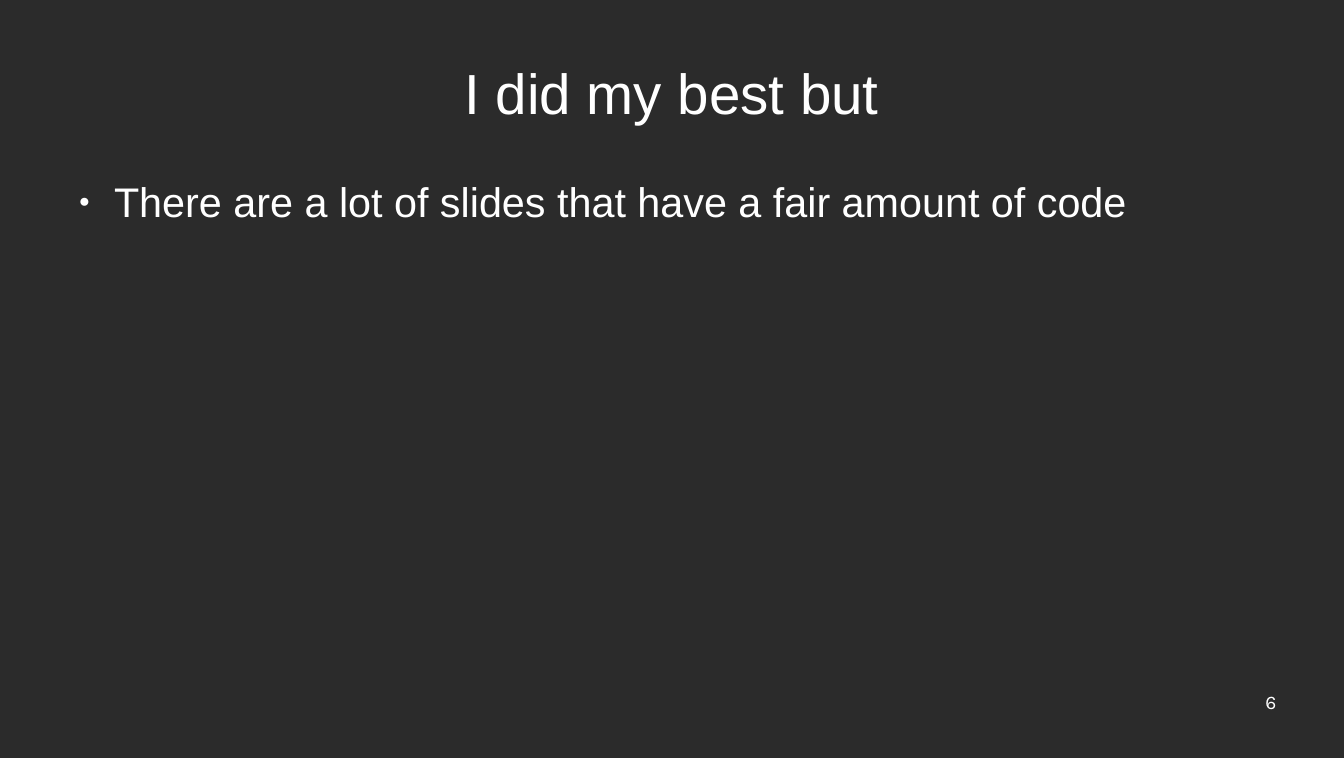
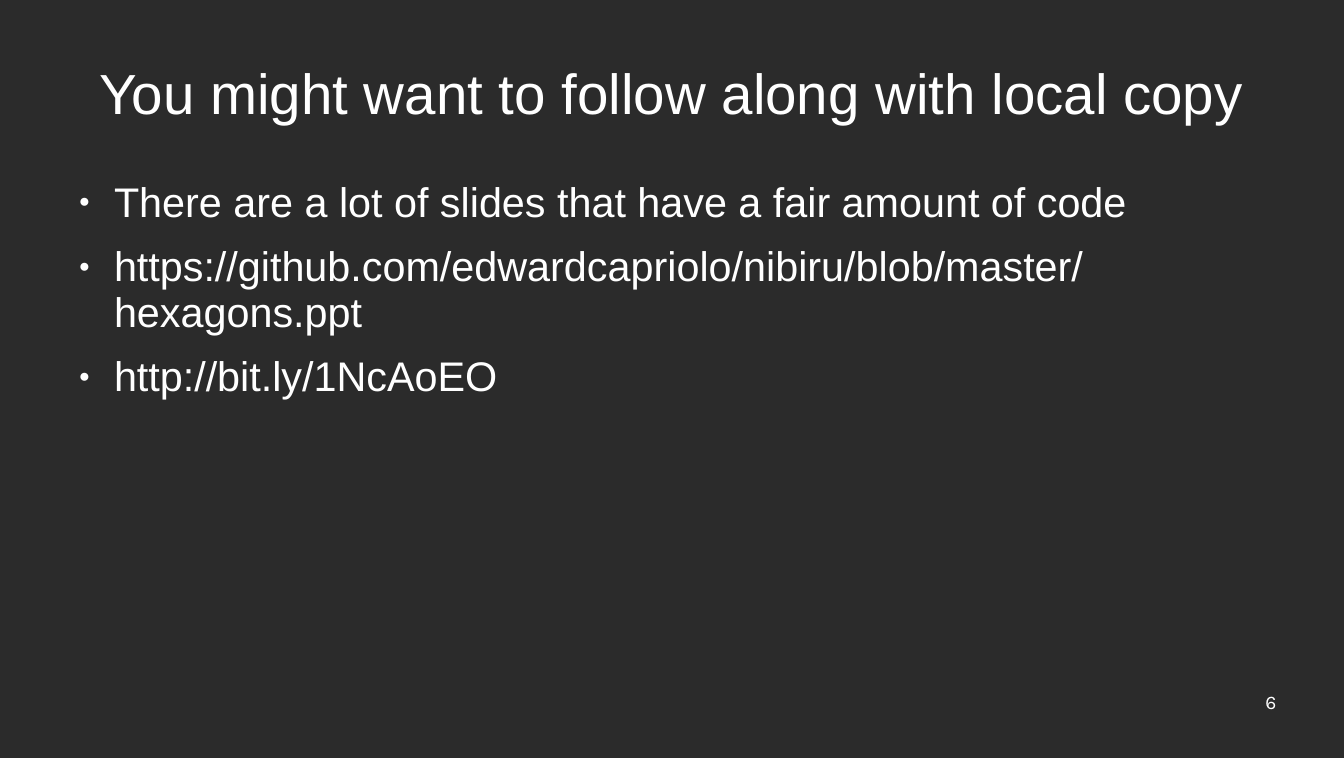
Before and after one commit to edwardcapriolo/nibiru, a slide deck: slide 6 of hexagons.ppt. Drawn at 1344x758 pixels with LibreOffice and Linux fonts; fonts in the diff are those of the drawing; background and template pictures are left out; a plain dark background stands for a picture behind light text. Boxes give left, top, right and bottom in pixels: in the first picture for what was removed or moved away, otherwise in the second. Text is boxed around its words. In the diff, an @@ line names an element or a change of style, - is before the commit and + after.

```diff
--- a/hexagons.ppt
+++ b/hexagons.ppt
@@ title at (99,73,1242,124): text changed @@
-I did my best but
+You might want to follow along with local copy
@@ text at (114,251,1083,399): paragraphs added @@
+● https://github.com/edwardcapriolo/nibiru/blob/master/hexagons.ppt
+● http://bit.ly/1NcAoEO
```
Also in this commit, not shown: 7 other slides changed, 1 slide added, 2 slides removed.
